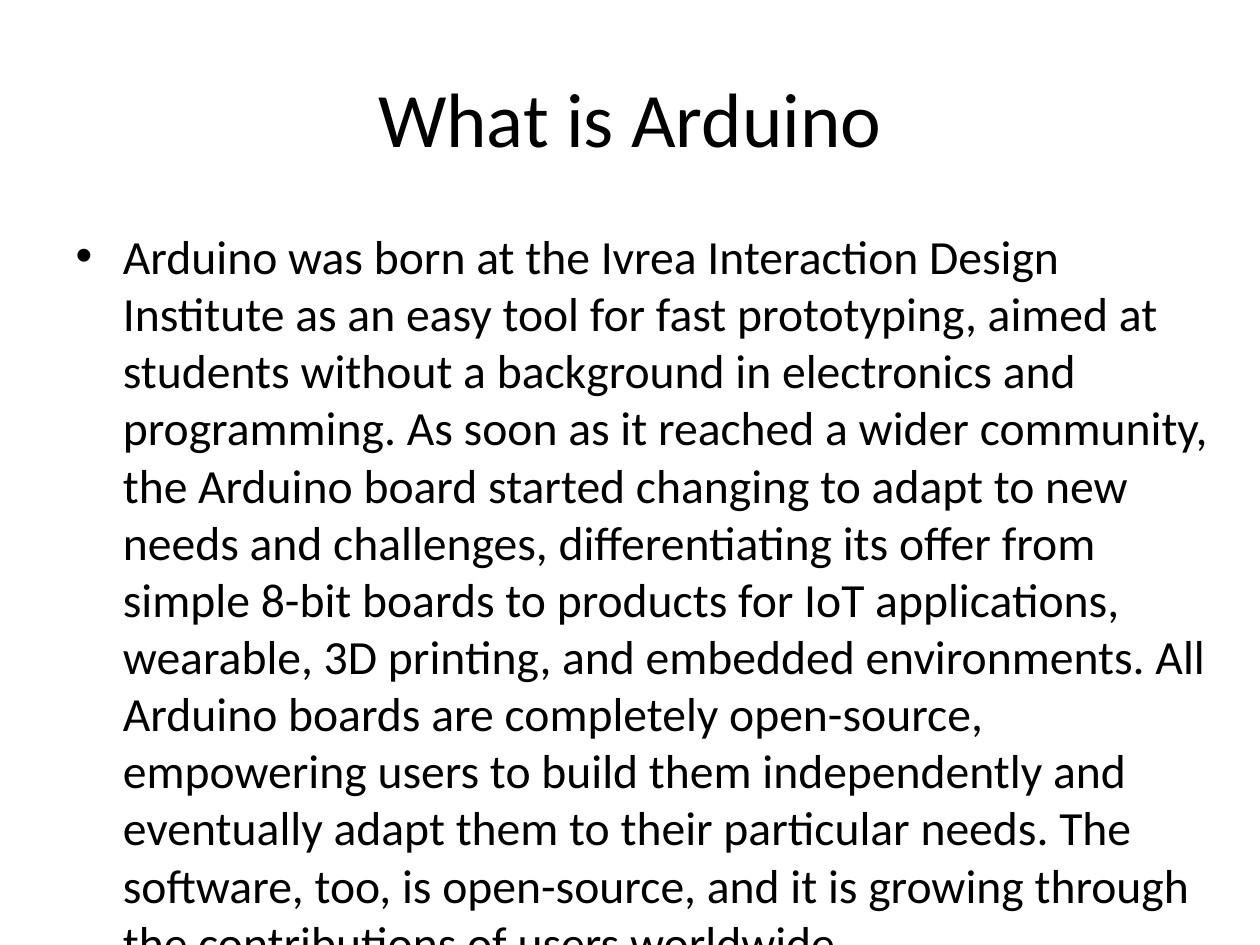
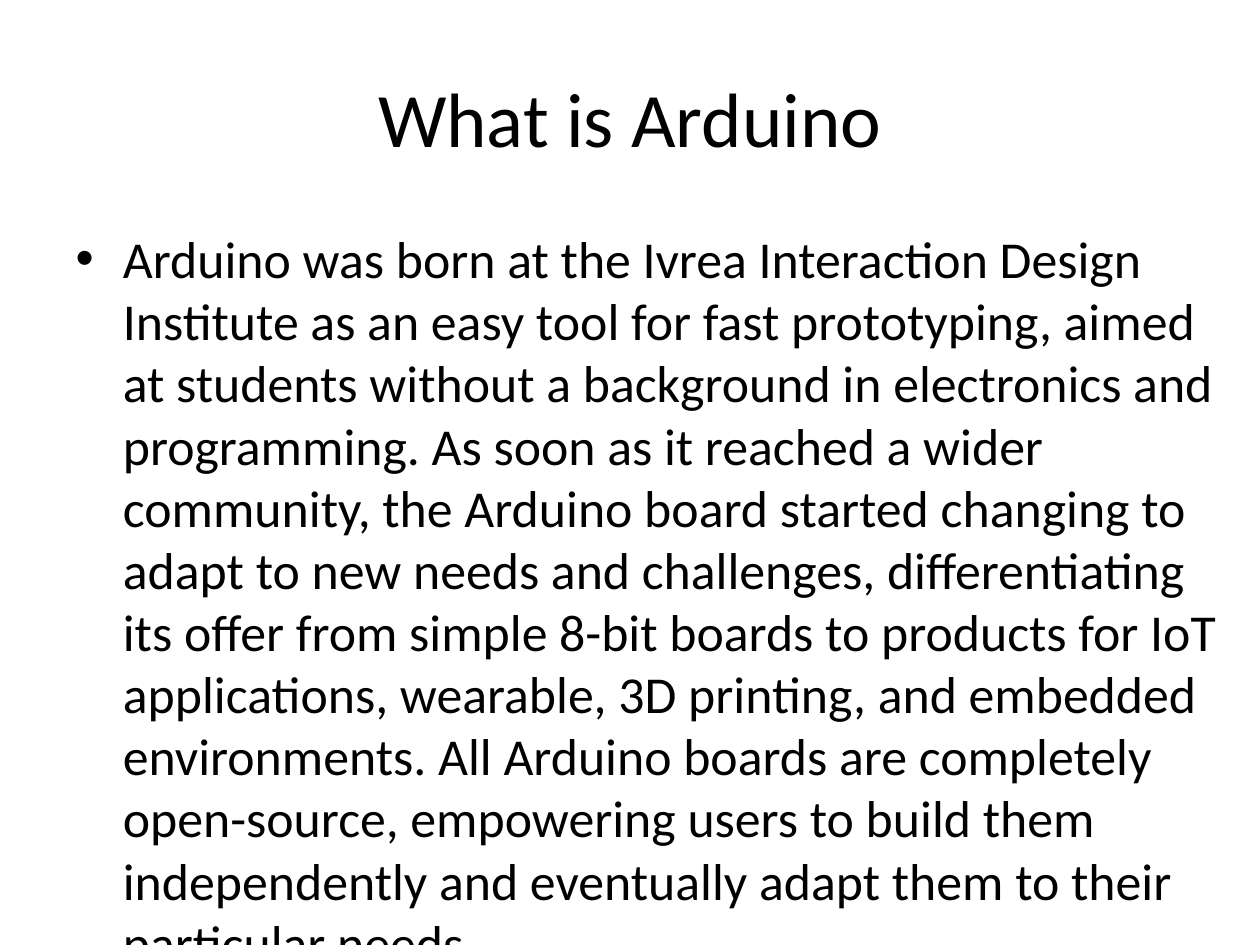
Before and after one commit to yuanpeiZ/aiclass, a slide deck: slide 4 of ppt/Arduino.pptx. Drawn at 1260x945 pixels with LibreOffice and Linux fonts; fonts in the diff are those of the drawing. Boxes give left, top, right and bottom in pixels: in the first picture for what was removed or moved away, otherwise in the second. Text is boxed around its words. In the diff, an @@ line names an element or a change of style, - is before the commit and + after.

```diff
--- a/ppt/Arduino.pptx
+++ b/ppt/Arduino.pptx
@@ text at (x1=123, y1=242, x2=1216, y2=909): text changed; size 27.2 to 29.6 pt @@
-• Arduino was born at the Ivrea Interaction Design Institute as an easy tool for fast prototyping, aimed at students without a background in electronics and programming. As soon as it reached a wider community, the Arduino board started changing to adapt to new needs and challenges, differentiating its offer from simple 8-bit boards to products for IoT applications, wearable, 3D printing, and embedded environments. All Arduino boards are completely open-source, empowering users to build them independently and eventually adapt them to their particular needs. The software, too, is open-source, and it is growing through the contributions of users worldwide.
+• Arduino was born at the Ivrea Interaction Design Institute as an easy tool for fast prototyping, aimed at students without a background in electronics and programming. As soon as it reached a wider community, the Arduino board started changing to adapt to new needs and challenges, differentiating its offer from simple 8-bit boards to products for IoT applications, wearable, 3D printing, and embedded environments. All Arduino boards are completely open-source, empowering users to build them independently and eventually adapt them to their particular needs.
```
Also in this commit, not shown: 2 other files.
